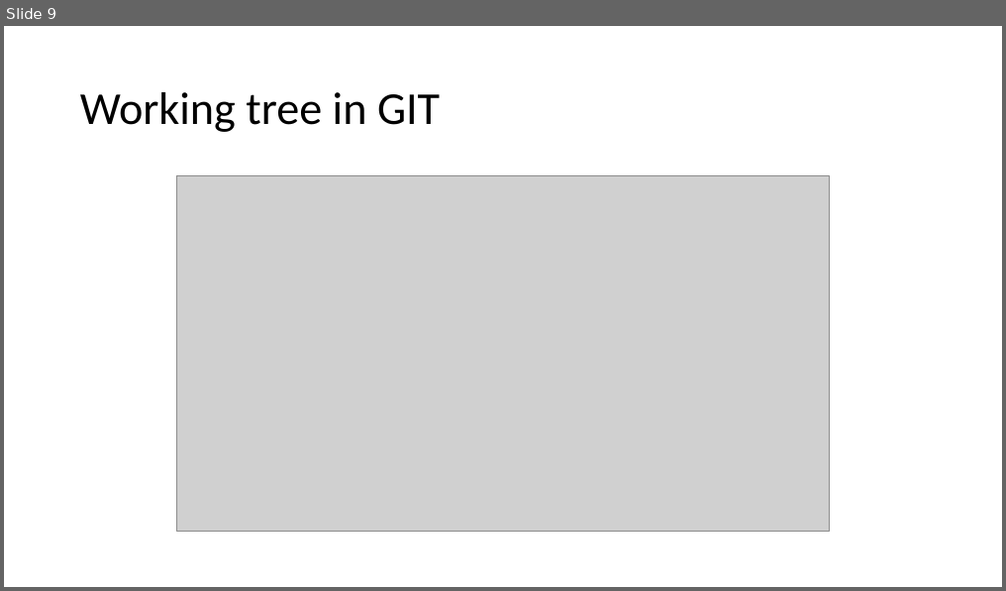
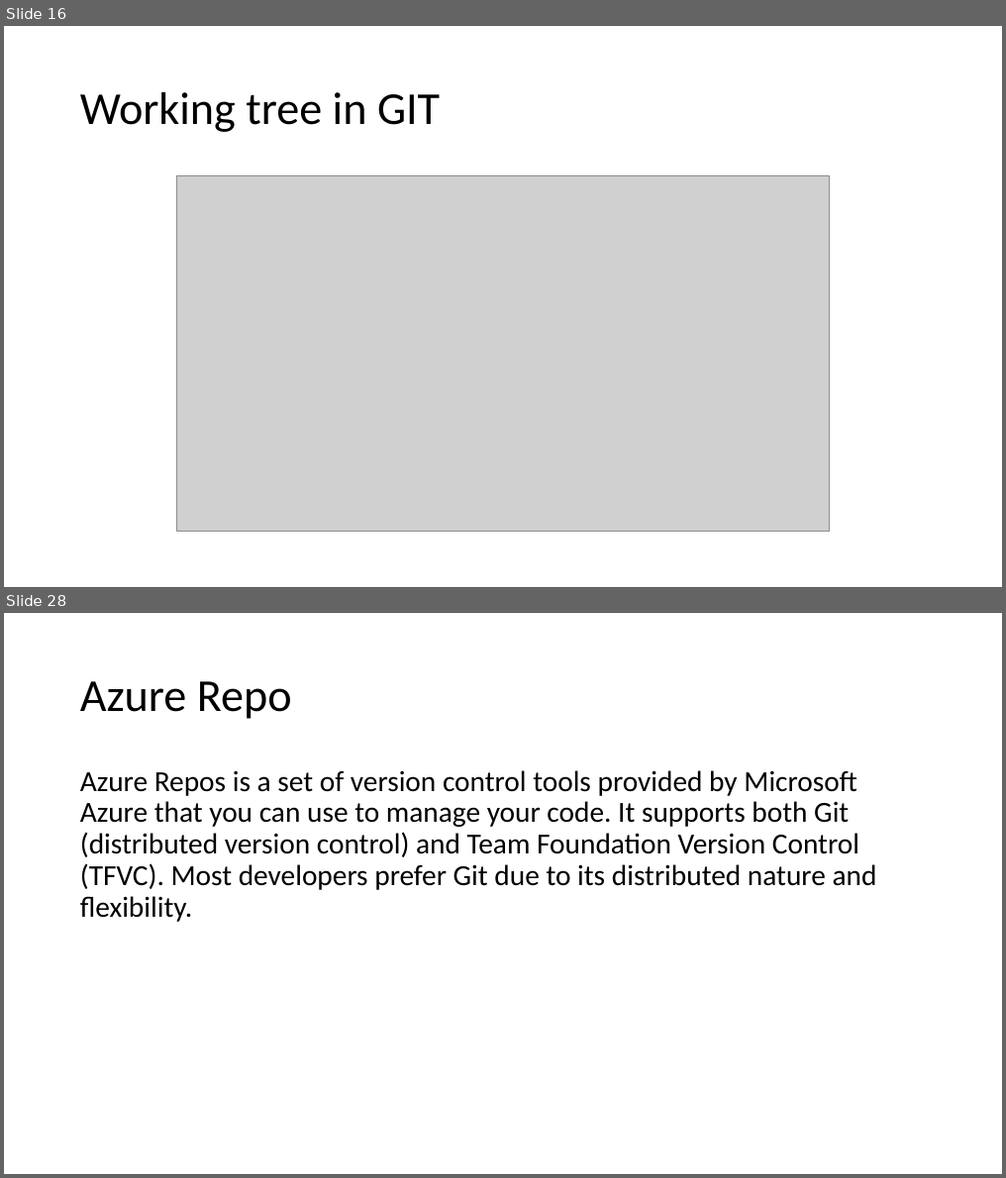
Before and after one commit to JanbaskDevops/Batch1, a slide deck: MyLearnings/CICD/Class5- Azure Repository/Class presentation.pptx. Shown one above the other, each under a label of ours: slide 9 before the commit, slides 16 and 28 after it; the slides between them are not shown. The pictures are 1006x591 and 1006x1178 pixels, drawn with LibreOffice and Linux fonts; fonts in the diff are those of the drawing; grey boxes stand for pictures. Boxes give left, top, right and bottom in pixels: in the first picture for what was removed or moved away, otherwise in the second. Text is boxed around its words. In the diff, an @@ line names an element or a change of style, - is before the commit and + after.

```diff
--- a/MyLearnings/CICD/Class5- Azure Repository/Class presentation.pptx
+++ b/MyLearnings/CICD/Class5- Azure Repository/Class presentation.pptx
@@ slide 28 added at [4, 613, 1002, 1174], background #FFFFFF @@
@@ title added at [80, 681, 292, 719], 44 pt, text #000000 @@
+Azure Repo
@@ text added at [80, 770, 877, 922], 28 pt, text #000000 @@
+Azure Repos is a set of version control tools provided by Microsoft Azure that you can use to manage your code. It supports both Git (distributed version control) and Team Foundation Version Control (TFVC). Most developers prefer Git due to its distributed nature and flexibility.
@@ what was slide 9 is now slide 16 @@
```
Also in this commit, not shown: 15 other slides added, 18 other files.
